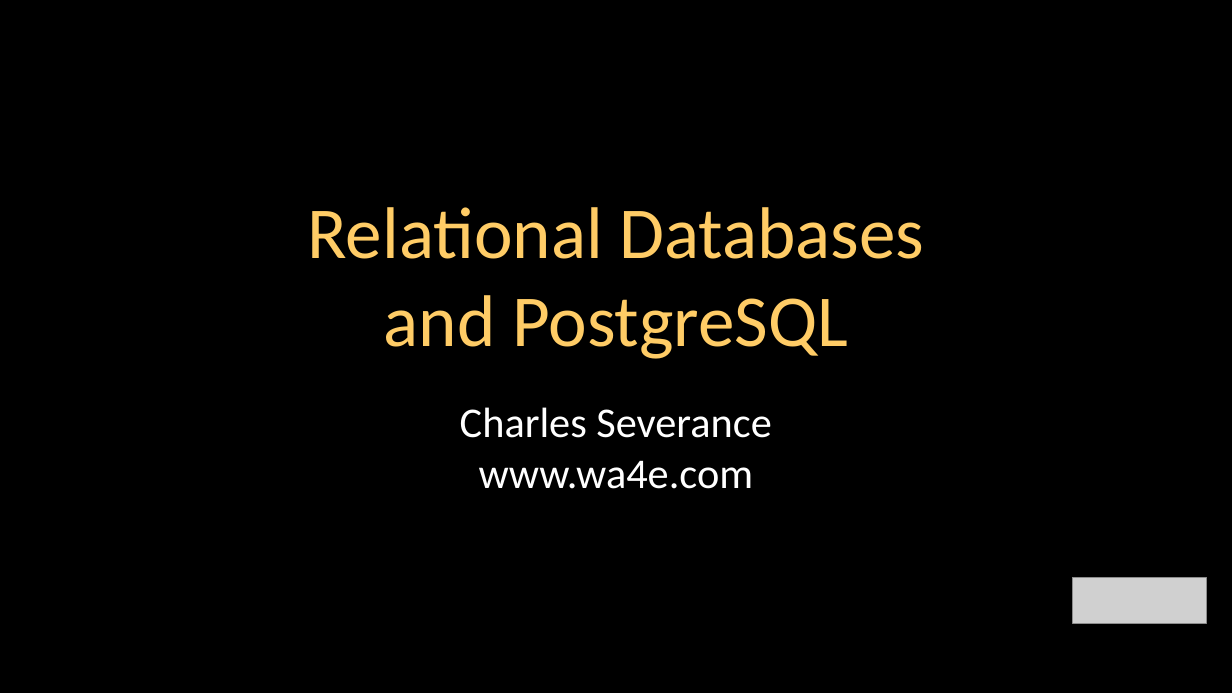
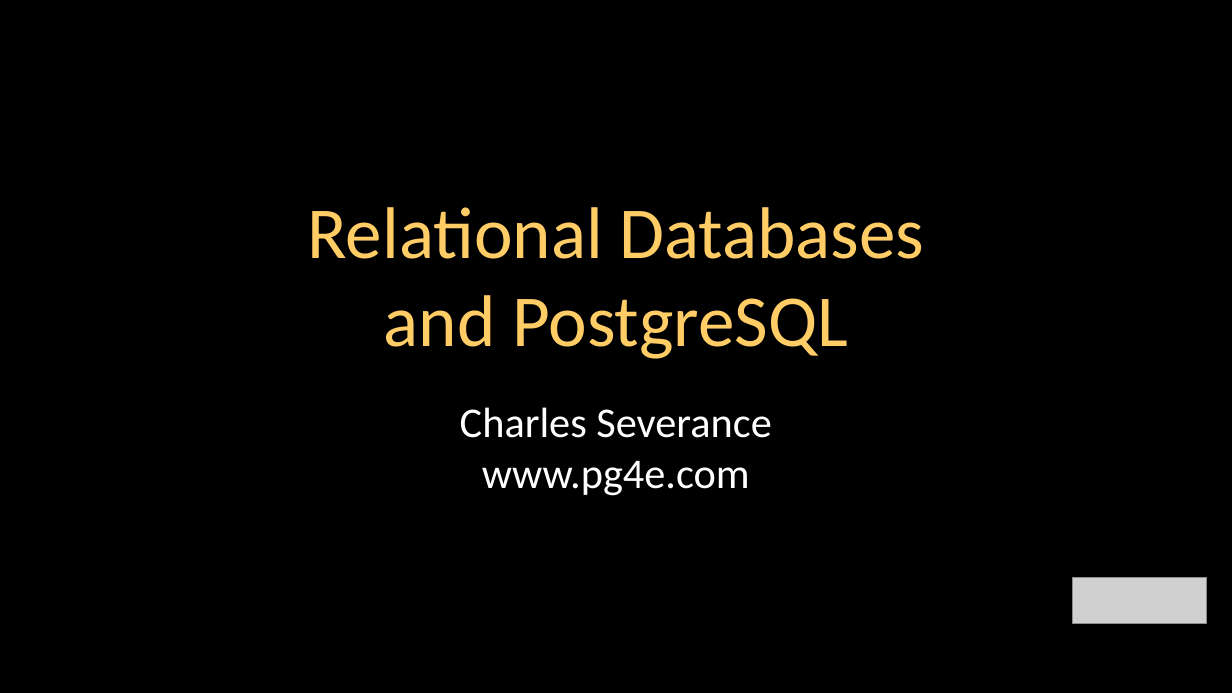
Before and after one commit to csev/pg4e, a slide deck: slide 1 of lectures/01-Intro-to-SQL.ppt. Drawn at 1232x693 pixels with LibreOffice and Linux fonts; fonts in the diff are those of the drawing; grey boxes stand for pictures. Boxes give left, top, right and bottom in pixels: in the first picture for what was removed or moved away, otherwise in the second. Text is boxed around its words. In the diff, an @@ line names an element or a change of style, - is before the commit and + after.

```diff
--- a/lectures/01-Intro-to-SQL.ppt
+++ b/lectures/01-Intro-to-SQL.ppt
@@ subtitle at <box>482,460,750,496</box>: text changed @@
-www.wa4e.com
+www.pg4e.com
```
Also in this commit, not shown: 1 other slide changed.
